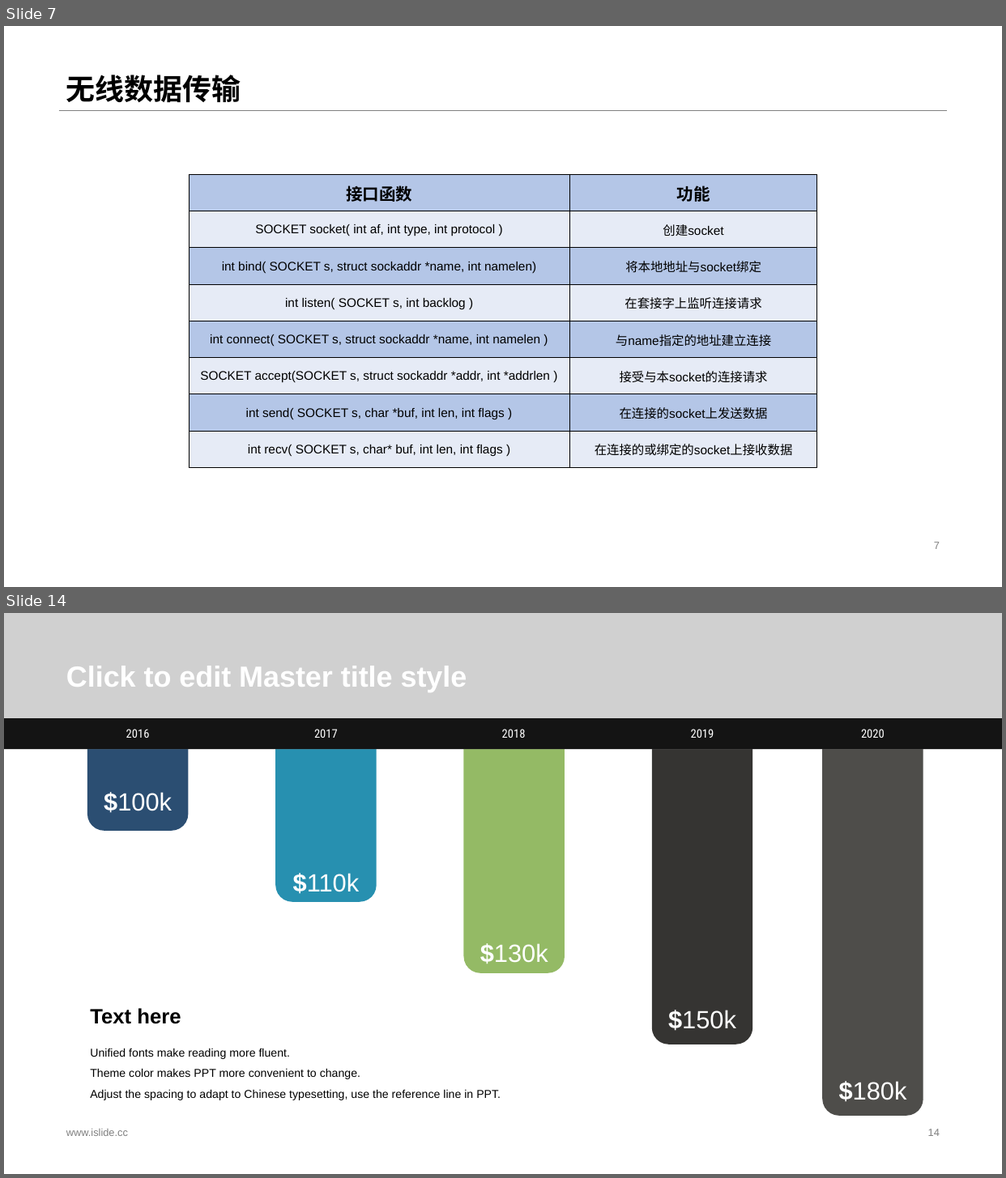
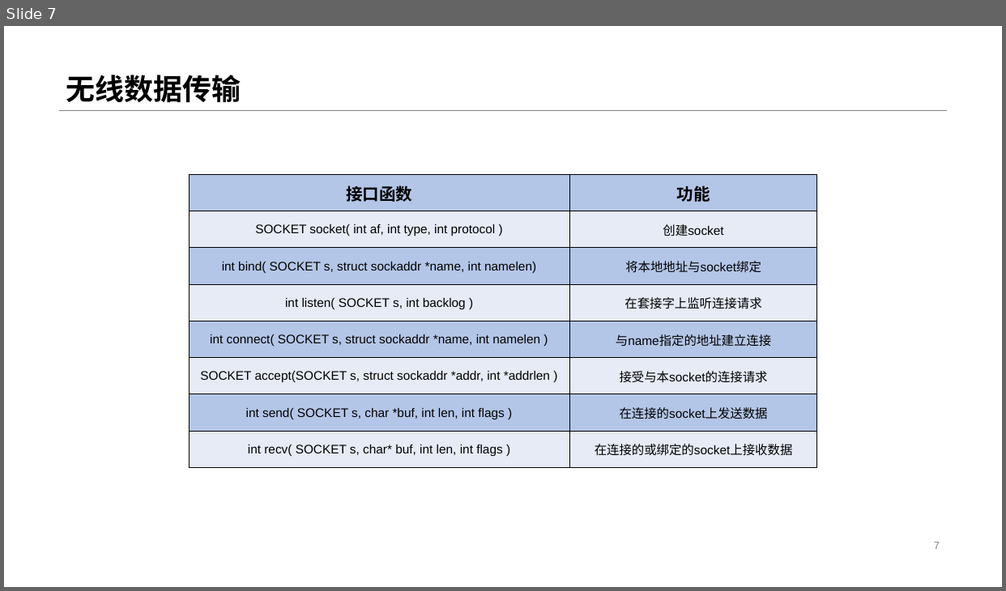
Before and after one commit to sebuaa2019/Team108, a slide deck: Team108-代码分析评审v0.1.pptx. Shown one above the other, each under a label of ours: slides 7 and 14 before the commit, slide 7 after it; the slides between them are not shown. The pictures are 1006x1178 and 1006x591 pixels, drawn with LibreOffice and Linux fonts; fonts in the diff are those of the drawing; grey boxes stand for pictures. Boxes give left, top, right and bottom in pixels: in the first picture for what was removed or moved away, otherwise in the second. Text is boxed around its words. In the diff, an @@ line names an element or a change of style, - is before the commit and + after.

```diff
--- a/Team108-代码分析评审v0.1.pptx
+++ b/Team108-代码分析评审v0.1.pptx
@@ slide 14 removed at [4, 613, 1002, 1174], background #FFFFFF @@
@@ title removed at [66, 666, 467, 692] @@
-Click to edit Master title style
@@ group removed at [4, 613, 1002, 1115]: 12 texts, 5 rounded rectangles, 1 picture, 1 rectangle @@
-$100k
-$110k
-$130k
-$150k
-$180k
-Unified fonts make reading more fluent.
-Theme color makes PPT more convenient to change.
-Adjust the spacing to adapt to Chinese typesetting, use the reference line in PPT.
-Text here
-2016
-2017
-2018
-2019
-2020
@@ text removed at [66, 1129, 128, 1136] @@
-www.islide.cc
@@ page number removed at [928, 1129, 940, 1136] @@
-14
```
Also in this commit, not shown: 3 slides changed, 5 slides added, 17 other slides removed, 1 other file.
